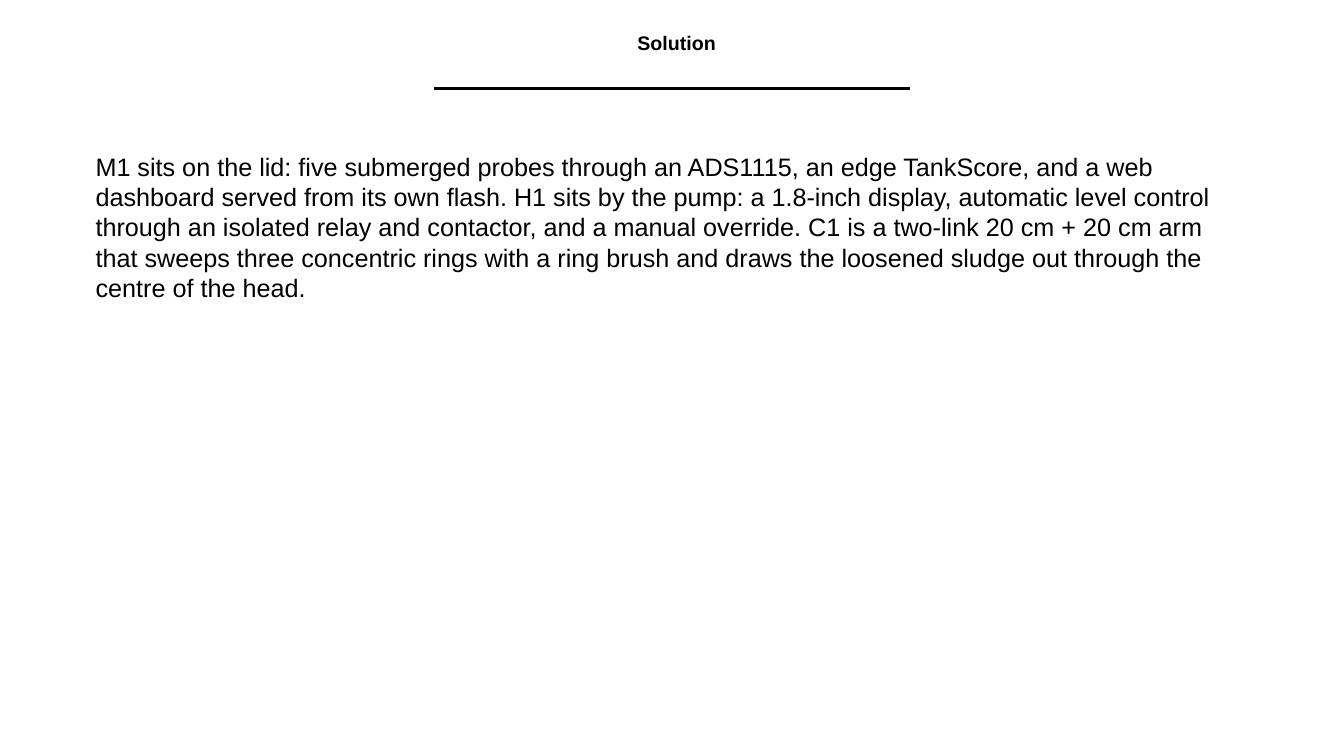
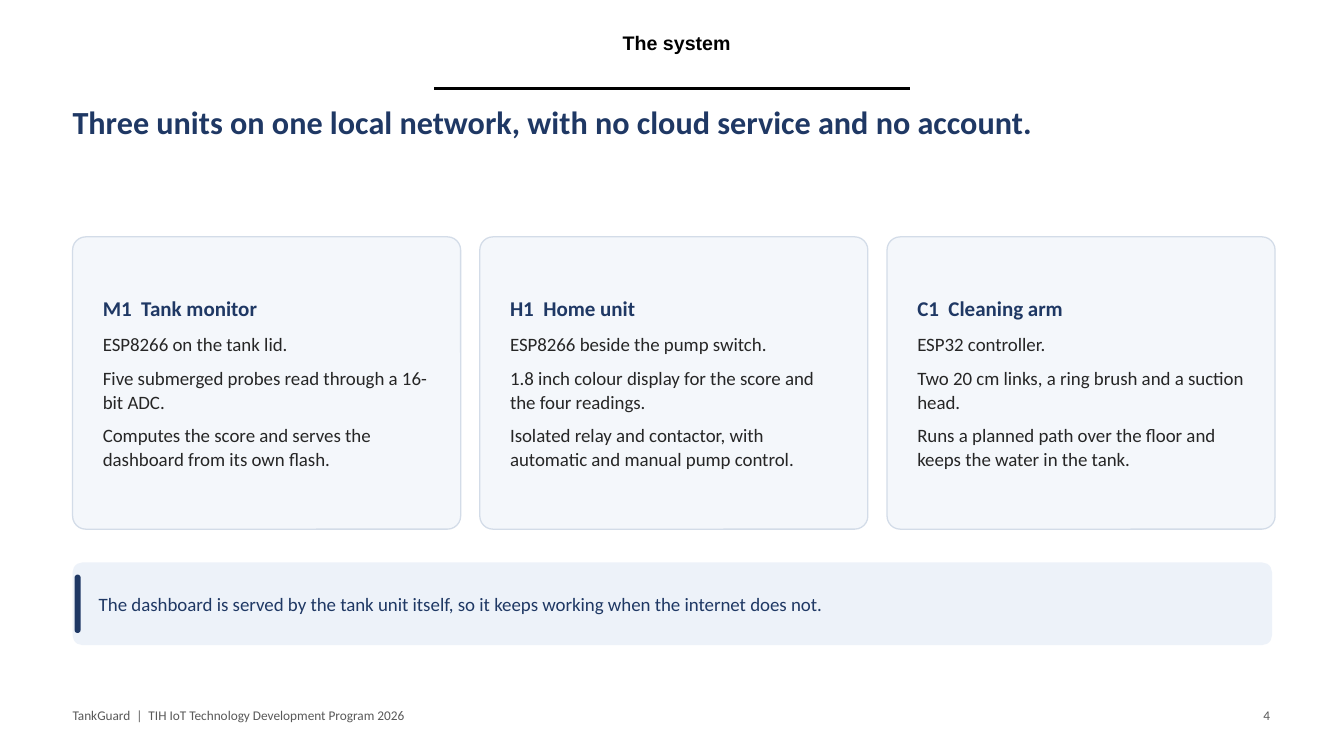
Before and after one commit to adithya-in/tankguard, a slide deck: slide 4 of docs/office/TankGuard_Presentation.pptx. Drawn at 1344x756 pixels with LibreOffice and Linux fonts; fonts in the diff are those of the drawing; background and template pictures are left out. Boxes give left, top, right and bottom in pixels: in the first picture for what was removed or moved away, otherwise in the second. Text is boxed around its words. In the diff, an @@ line names an element or a change of style, - is before the commit and + after.

Commit message:
docs(office): rewrite the TDP copy and rebuild the deck layout
The deck was a list of one-line claims with no setup, so a reader landing mid-deck had no context. Every slide now opens with a takeaway, carries three or four labelled cards, and closes with a callout. The narrative adds what is already built and folds market into impact.

The proposal gets dot-leader contents with page numbers, consistent table widths, right-aligned amounts, and no orphaned headings. The budget workbook is rebuilt as clean tables with a readable summary sheet.

The specification is corrected to the shipped firmware: ESP8266 on M1, weights 40/25/25/10 with level unscored, three score bands, and a BOM that matches the grant budget.

```diff
--- a/docs/office/TankGuard_Presentation.pptx
+++ b/docs/office/TankGuard_Presentation.pptx
@@ text at [623,35,731,54]: text changed @@
-Solution
+The system
@@ text added at [73,111,1032,138], 23 pt, text #1F3864, bold @@
+Three units on one local network, with no cloud service and no account.
@@ text removed at [96,157,1210,298] @@
-M1 sits on the lid: five submerged probes through an ADS1115, an edge TankScore, and a web dashboard served from its own flash. H1 sits by the pump: a 1.8-inch display, automatic level control through an isolated relay and contactor, and a manual override. C1 is a two-link 20 cm + 20 cm arm that sweeps three concentric rings with a ring brush and draws the loosened sludge out through the centre of the head.
@@ rounded rectangle added at [73,237,461,529], fill #F4F7FB, outline #D3DCE8 0.9 pt @@
@@ rounded rectangle added at [480,237,868,529], fill #F4F7FB, outline #D3DCE8 0.9 pt @@
@@ rounded rectangle added at [887,237,1275,529], fill #F4F7FB, outline #D3DCE8 0.9 pt @@
@@ text added at [103,301,427,466], 13.5 pt, text #262626 @@
+M1 Tank monitor
+ESP8266 on the tank lid.
+Five submerged probes read through a 16-bit ADC.
+Computes the score and serves the dashboard from its own flash.
@@ text added at [510,301,814,469], 13.5 pt, text #262626 @@
+H1 Home unit
+ESP8266 beside the pump switch.
+1.8 inch colour display for the score and the four readings.
+Isolated relay and contactor, with automatic and manual pump control.
@@ text added at [917,301,1244,469], 13.5 pt, text #262626 @@
+C1 Cleaning arm
+ESP32 controller.
+Two 20 cm links, a ring brush and a suction head.
+Runs a planned path over the floor and keeps the water in the tank.
@@ rounded rectangle added at [73,563,1272,645], fill #EDF2F9 @@
@@ rounded rectangle added at [75,575,81,633], fill #1F3864 @@
@@ text added at [99,598,822,614], 13.5 pt, text #1F3864 @@
+The dashboard is served by the tank unit itself, so it keeps working when the internet does not.
@@ text added at [73,711,404,723], 9.5 pt, text #595959 @@
+TankGuard | TIH IoT Technology Development Program 2026
@@ text added at [1263,711,1270,720], 9.5 pt, text #595959 @@
+4
```
Also in this commit, not shown: 4 other slides changed, 8 slides added, 8 slides removed, 5 other files.
